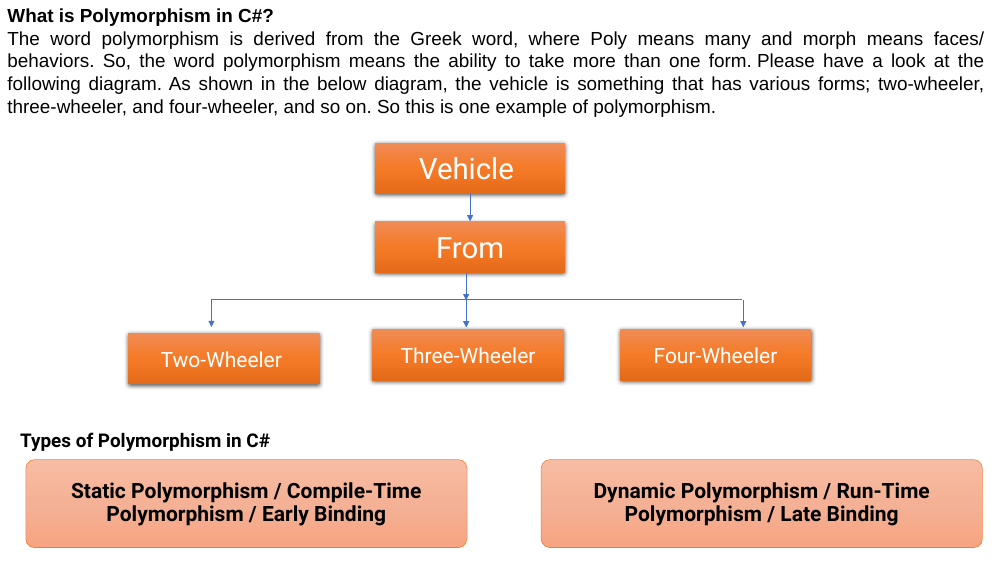
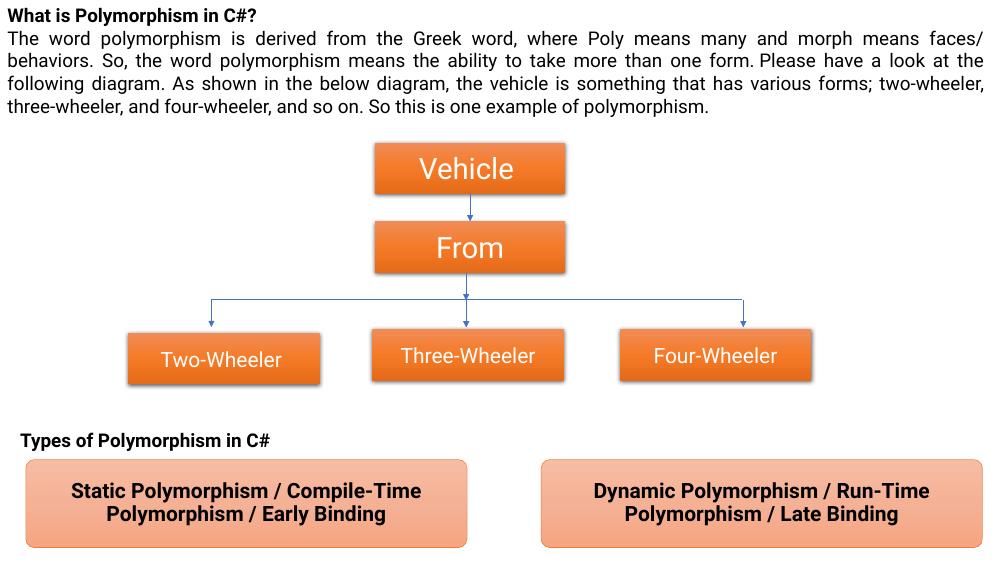
Before and after one commit to ratreraj/Csharpe-Dotnet-Sql-Docs, a slide deck: slide 2 of Polymorphism in C#.pptx. Drawn at 1008x567 pixels with LibreOffice and Linux fonts; fonts in the diff are those of the drawing. Boxes give left, top, right and bottom in pixels: in the first picture for what was removed or moved away, otherwise in the second. Text is boxed around its words. In the diff, an @@ line names an element or a change of style, - is before the commit and + after.

```diff
--- a/Polymorphism in C#.pptx
+++ b/Polymorphism in C#.pptx
@@ text "What is Polymorphism in C#?" at (7,7,984,117): font Arial to Roboto @@
```
Also in this commit, not shown: 1 other slide changed, 3 slides added, 1 other file.
